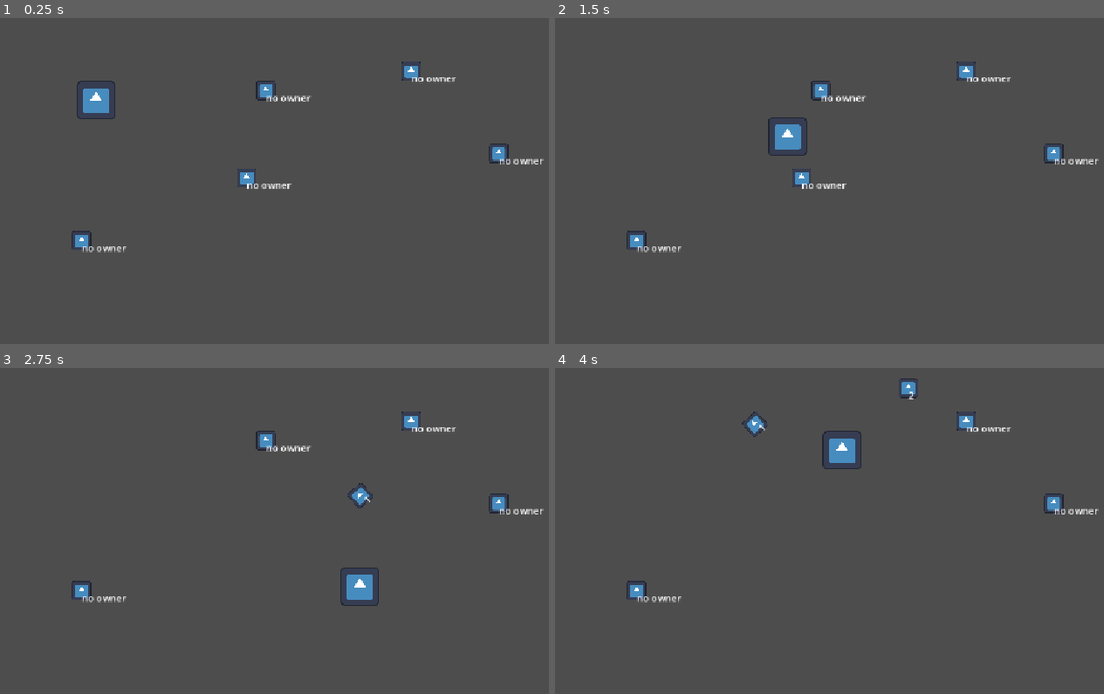
Above: before the commit, frames 1-4 (two rows, left to right).
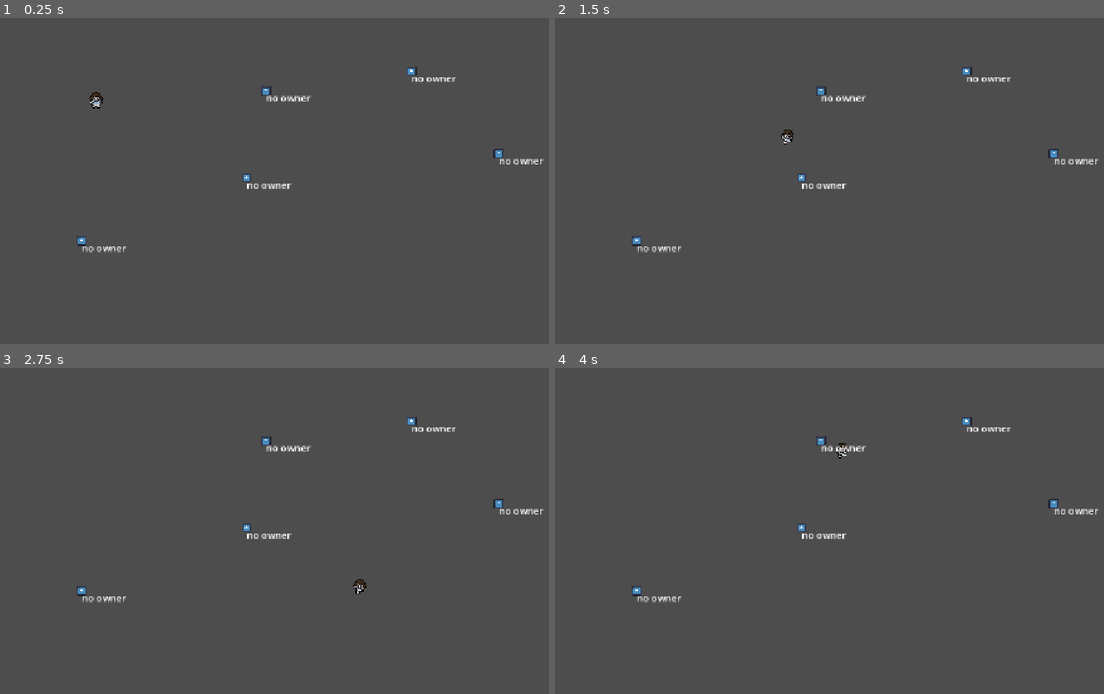
Above: after the commit, the same moments.

Repository: TheTagRapper/juniper-dev-jam-26
Game: Godot game, scene res://Prototypes/orbiting_system/scenes/orbit_test_scene.tscn
Same seed, same stepped clock (60 frames per second), same inputs: the game is played once before the commit and once after it. This scene is started directly instead of the project's main scene. The engine's default icon, where the game draws it, is replaced by a stand-in: a white triangle on a blue panel in a dark square.
Inputs (mouse positions are in pixels of both pictures, inside the frame that each line leads up to):
- Up to frame 1 (0.25 s): no input
- Up to frame 2 (1.5 s): tap Enter at 0.5 s; move the mouse to (1005, 194) at 0.52 s; hold D (move_right) 0.53-1.28 s; hold Space (Spin) 0.53-1.28 s; move the mouse to (708, 233) at 1.27 s; hold S (move_down) from 1.28 s (still down); tap 1 (select_first_weapon) at 1.35 s
- Up to frame 3 (2.75 s): move the mouse to (362, 478) at 2.02 s; release S (move_down) at 2.03 s; hold D (move_right) from 2.03 s (still down); tap 4 (select_fourth_weapon) at 2.1 s
- Up to frame 4 (4 s): move the mouse to (813, 641) at 2.77 s; release D (move_right) at 2.78 s; hold W (move_up) 2.78-3.53 s; tap 2 (select_second_weapon) at 2.85 s; move the mouse to (1060, 622) at 3.52 s; hold A (move_left) from 3.53 s (still down); tap 3 (select_third_weapon) at 3.6 s

The runs differ from the first frame. In frame 1, 1.0% of the frame differs, in the area x 13-93%, y 13-72%; in frame 2, 1.0%; in frame 3, 1.1%; in frame 4, 1.2%, in the area x 13-93%, y 3-72%.

Commit message:
Got Animating Sprite Prototype working

Diff:
--- a/Prototypes/orbiting_system/scenes/orbit_player.gd
+++ b/Prototypes/orbiting_system/scenes/orbit_player.gd
@@ -13,18 +13,28 @@
 var weapon_inv = [null, null, null, null]
 var holding_index = 0
 var stack_of_free_indexes = [3, 2, 1, 0] # CHANGE AS WEAPONS CAN NO LONGER BREAK
-
+var current_state = "idle"
 func _physics_process(delta: float) -> void:
 
 	# Selecting Movement
+	current_state = "idle"
 	if Input.is_action_pressed("move_right"):
 		position.x += SPEED * delta
+		current_state = "walking"
 	if Input.is_action_pressed("move_left"):
 		position.x -= SPEED * delta
+		current_state = "walking"
+
 	if Input.is_action_pressed("move_down"):
 		position.y += SPEED * delta
+		current_state = "walking"
+
 	if Input.is_action_pressed("move_up"):
 		position.y -= SPEED * delta
+		current_state = "walking"
+
+	if current_state != $Sprite2D.animation:
+		$Sprite2D.play(current_state)
 
 	# Selecting Weapon
 	if Input.is_action_pressed("select_first_weapon"):
@@ -51,8 +61,8 @@
 			if holding_index == i:
 				# THIS IS TEMPORARY GUN CODE, WE WILL HANDLE SHOOTING
 				# THIS IS JUST ADDED FOR TESTING
-				var s_width = $Sprite2D.texture.get_width()
-				var s_height = $Sprite2D.texture.get_height()
+				var s_width = 64 #$Sprite2D.texture.get_width()
+				var s_height = 55 #$Sprite2D.texture.get_height()
 				var radius = sqrt((s_width/8) ** 2 + (s_height/8) ** 2)
 
 				weapon_inv[i].look_at(get_global_mouse_position())
--- a/Prototypes/orbiting_system/scenes/orbit_player.tscn
+++ b/Prototypes/orbiting_system/scenes/orbit_player.tscn
@@ -1,27 +1,51 @@
 [gd_scene format=3 uid="uid://cpbhl20mruoi8"]
 
 [ext_resource type="Script" uid="uid://dqh1s30pw3x6r" path="res://Prototypes/orbiting_system/scenes/orbit_player.gd" id="1_fs8gp"]
-[ext_resource type="Texture2D" uid="uid://4q335xxs2p" path="res://icon.svg" id="2_3fesf"]
+[ext_resource type="Texture2D" uid="uid://csjh03d2mqit2" path="res://Prototypes/orbiting_system/Sprites/sprite_idle.png" id="2_822rf"]
+[ext_resource type="Texture2D" uid="uid://xqeicspeflhx" path="res://Prototypes/orbiting_system/Sprites/sprite_forward_L.png" id="3_2xd6j"]
+[ext_resource type="Texture2D" uid="uid://boun42wud4ngt" path="res://Prototypes/orbiting_system/Sprites/sprite_forward_R.png" id="4_xkn8t"]
+
+[sub_resource type="SpriteFrames" id="SpriteFrames_b00go"]
+animations = [{
+"frames": [{
+"duration": 1.0,
+"texture": ExtResource("2_822rf")
+}],
+"loop": 1,
+"name": &"idle",
+"speed": 5.0
+}, {
+"frames": [{
+"duration": 1.0,
+"texture": ExtResource("3_2xd6j")
+}, {
+"duration": 1.0,
+"texture": ExtResource("4_xkn8t")
+}],
+"loop": 1,
+"name": &"walking",
+"speed": 3.0
+}]
 
 [sub_resource type="RectangleShape2D" id="RectangleShape2D_b00go"]
-size = Vector2(63, 63)
+size = Vector2(16, 32)
 
 [node name="Player" type="CharacterBody2D" unique_id=160008220]
 motion_mode = 1
 script = ExtResource("1_fs8gp")
 
-[node name="Sprite2D" type="Sprite2D" parent="." unique_id=1213483872]
+[node name="Sprite2D" type="AnimatedSprite2D" parent="." unique_id=2125088442]
 scale = Vector2(0.5, 0.5)
-texture = ExtResource("2_3fesf")
+sprite_frames = SubResource("SpriteFrames_b00go")
+animation = &"walking"
+frame_progress = 0.80559766
 
 [node name="CollisionShape2D" type="CollisionShape2D" parent="." unique_id=1489140582]
 shape = SubResource("RectangleShape2D_b00go")
 
 [node name="Area2D" type="Area2D" parent="." unique_id=943803678]
-visible = false
 
 [node name="CollisionShape2D" type="CollisionShape2D" parent="Area2D" unique_id=465954612]
-visible = false
 position = Vector2(0, 0.5)
 shape = SubResource("RectangleShape2D_b00go")
 
--- a/Prototypes/orbiting_system/scenes/temp_orbit_weapon.tscn
+++ b/Prototypes/orbiting_system/scenes/temp_orbit_weapon.tscn
@@ -4,13 +4,13 @@
 [ext_resource type="Texture2D" uid="uid://4q335xxs2p" path="res://icon.svg" id="1_t4uq6"]
 
 [sub_resource type="RectangleShape2D" id="RectangleShape2D_b00go"]
-size = Vector2(32, 32)
+size = Vector2(16, 16)
 
 [node name="TempOrbitWeapon" type="Marker2D" unique_id=2014769625]
 script = ExtResource("1_8vft1")
 
 [node name="Sprite2D" type="Sprite2D" parent="." unique_id=1267803952]
-scale = Vector2(0.25, 0.25)
+scale = Vector2(0.125, 0.125)
 texture = ExtResource("1_t4uq6")
 
 [node name="Area2D" type="Area2D" parent="." unique_id=787020949 groups=["WEAPON"]]
Binary file added: Prototypes/orbiting_system/Sprites/sprite_forward_L.png
Not shown, added: Prototypes/orbiting_system/Sprites/sprite_forward_L.png.import
Binary file added: Prototypes/orbiting_system/Sprites/sprite_forward_R.png
Not shown, added: Prototypes/orbiting_system/Sprites/sprite_forward_R.png.import
Binary file added: Prototypes/orbiting_system/Sprites/sprite_idle.png
Not shown, added: Prototypes/orbiting_system/Sprites/sprite_idle.png.import
